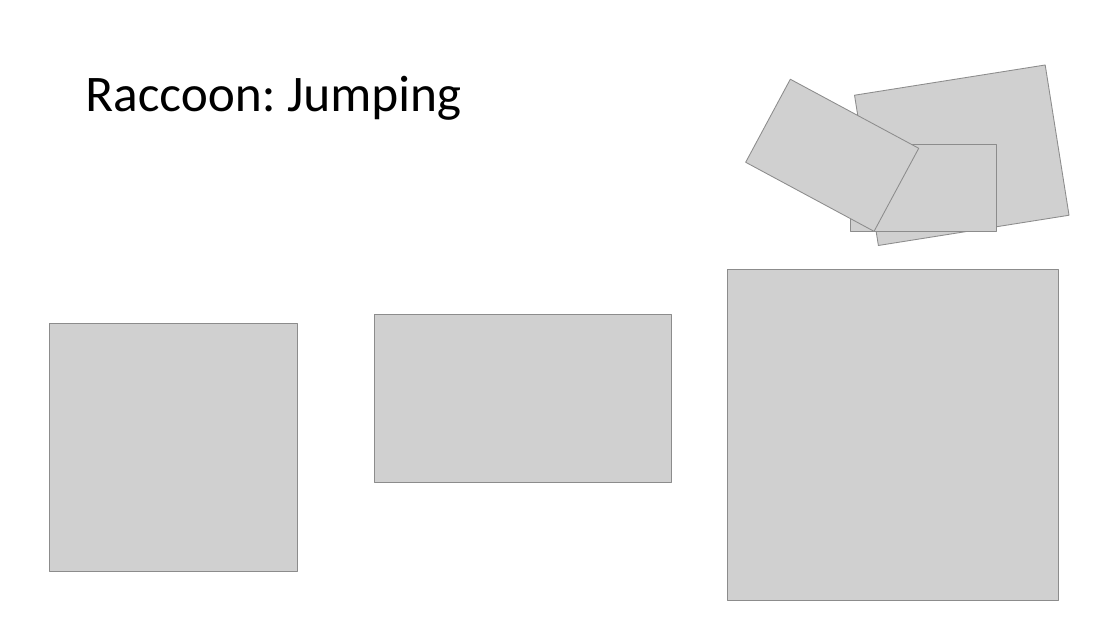
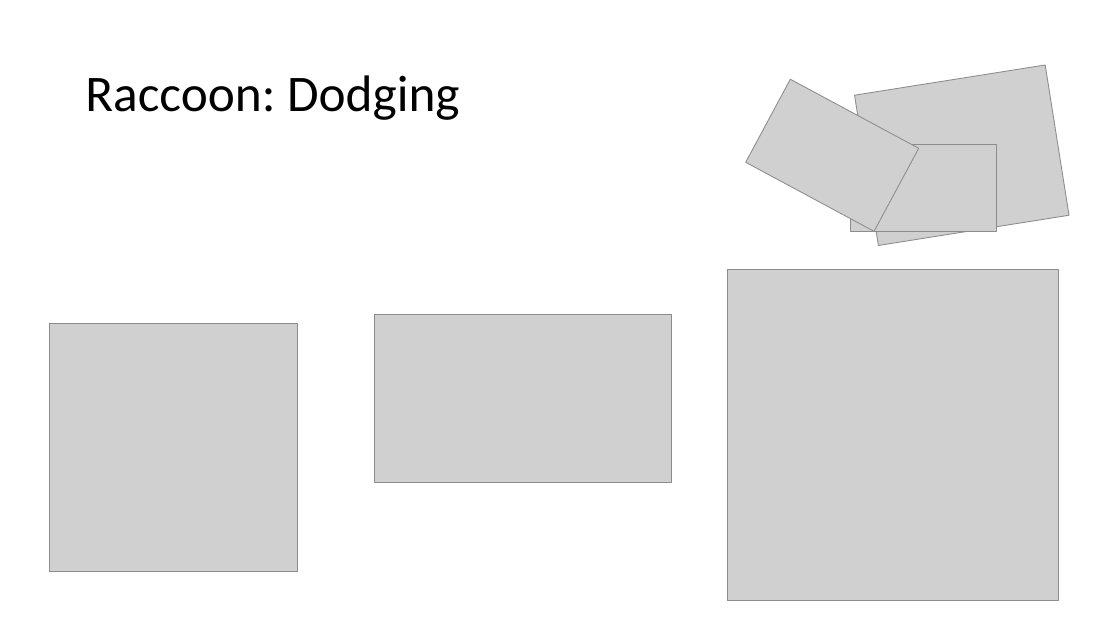
Before and after one commit to sedhha/covidRaccoon, a slide deck: slide 5 of Characters.pptx. Drawn at 1120x630 pixels with LibreOffice and Linux fonts; fonts in the diff are those of the drawing; grey boxes stand for pictures. Boxes give left, top, right and bottom in pixels: in the first picture for what was removed or moved away, otherwise in the second. Text is boxed around its words. In the diff, an @@ line names an element or a change of style, - is before the commit and + after.

```diff
--- a/Characters.pptx
+++ b/Characters.pptx
@@ title at [85,75,460,120]: text changed @@
-Raccoon: Jumping
+Raccoon: Dodging
```
Also in this commit, not shown: 3 slides added, 27 other files.
